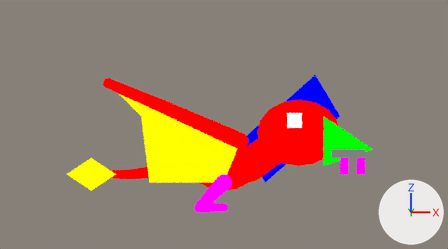
Renders of the Blender file assets-source/blender/motion/dimorphodon-eat.blend from each side of a commit.
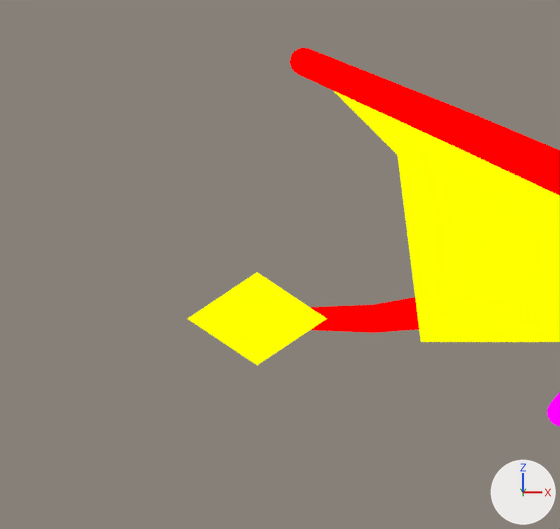
Each version appears first from the file's camera 'DinoTycoon_Motion_dimorphodon_eat_sample_Camera', and next in a close-up on the part from 0% to 44% of the width and 25% to 100% of the height. The axes (+X, +Y, +Z) are drawn at lower right. The lights are the same throughout. The older version's two pictures come first.

In view in the first close-up: 'DinoTycoon_Motion_dimorphodon_eat_near_membrane', 'DinoTycoon_Motion_dimorphodon_eat_tail_0', 'DinoTycoon_Motion_dimorphodon_eat_tail_1', 'DinoTycoon_Motion_dimorphodon_eat_tail_joint_1', 'DinoTycoon_Motion_dimorphodon_eat_tail_vane', 'DinoTycoon_Motion_dimorphodon_eat_wing_fingers_0', 'DinoTycoon_Motion_dimorphodon_eat_wing_fingers_1', 'DinoTycoon_Motion_dimorphodon_eat_wing_fingers_tip' and 2 more.
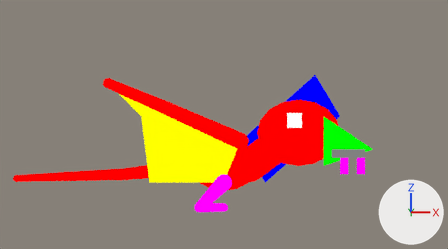
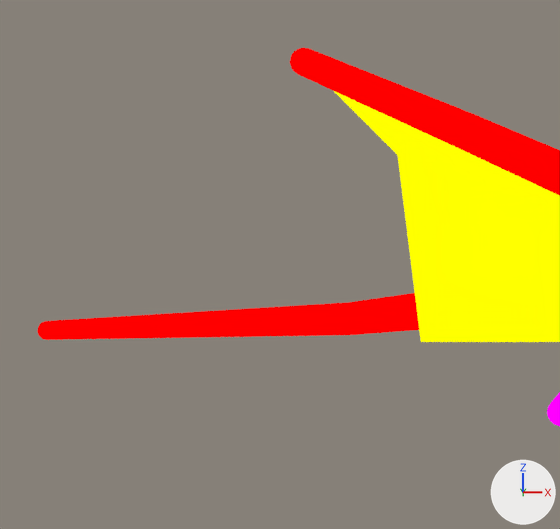
The newer file is also turned or shifted as a whole; pictures and numbers use the older file's frame.

Changed parts and their boxes (x1, y1, x2, y2) in the close-ups (560 x 529 px):
'DinoTycoon_Motion_dimorphodon_eat_tail_1', reshaped: before (310, 305, 373, 333); after (47, 302, 350, 340)
'DinoTycoon_Motion_dimorphodon_eat_tail_vane', deleted (yellow): before (187, 272, 327, 365)
'DinoTycoon_Motion_dimorphodon_eat_tail_0', reshaped: before (372, 297, 419, 333); after (351, 293, 419, 335)
'DinoTycoon_Motion_dimorphodon_eat_tail_joint_1', moved, rescaled (17% wider, 17% taller): before (360, 305, 388, 333); after (334, 302, 367, 335)
'DinoTycoon_Motion_dimorphodon_eat_tail_tip', moved (not visible before): after (37, 321, 56, 340)

Diff of the bpy script that builds the scene:
```diff
--- a/assets-source/blender/motion/dimorphodon-eat.blend.py
+++ b/assets-source/blender/motion/dimorphodon-eat.blend.py
@@ me_dinotycoon_motion_dimorphodon_eat_sample_tail_0 @@
-me_dinotycoon_motion_dimorphodon_eat_sample_tail_0.from_pydata(...)  # 8 vertices, 6 faces; spans x 15.93..24.12, y -2.0..0.0, z 8.4..10.99
-me_dinotycoon_motion_dimorphodon_eat_sample_tail_0.vertices[0].co = (23.88, -2.0, 10.99)
-me_dinotycoon_motion_dimorphodon_eat_sample_tail_0.vertices[1].co = (15.93, -2.0, 9.6)  # pixel (372, 304)
-me_dinotycoon_motion_dimorphodon_eat_sample_tail_0.vertices[2].co = (16.07, -2.0, 8.4)  # pixel (375, 332)
-me_dinotycoon_motion_dimorphodon_eat_sample_tail_0.vertices[3].co = (24.12, -2.0, 9.01)
-me_dinotycoon_motion_dimorphodon_eat_sample_tail_0.vertices[4].co = (23.88, 0.0, 10.99)
-me_dinotycoon_motion_dimorphodon_eat_sample_tail_0.vertices[5].co = (15.93, 0.0, 9.6)  # pixel (372, 304)
-me_dinotycoon_motion_dimorphodon_eat_sample_tail_0.vertices[6].co = (16.07, 0.0, 8.4)  # pixel (375, 332)
-me_dinotycoon_motion_dimorphodon_eat_sample_tail_0.vertices[7].co = (24.12, 0.0, 9.01)
+me_dinotycoon_motion_dimorphodon_eat_sample_tail_0.from_pydata(...)  # 8 vertices, 6 faces; spans x 14.92..24.11, y -2.0..0.0, z 8.3..10.99
+# me_dinotycoon_motion_dimorphodon_eat_sample_tail_0 part 1
+me_dinotycoon_motion_dimorphodon_eat_sample_tail_0.vertices[0].co = (23.89, -2.0, 10.99)
+me_dinotycoon_motion_dimorphodon_eat_sample_tail_0.vertices[1].co = (14.92, -2.0, 9.7)  # pixel (348, 302)
+me_dinotycoon_motion_dimorphodon_eat_sample_tail_0.vertices[2].co = (15.08, -2.0, 8.3)  # pixel (352, 334)
+me_dinotycoon_motion_dimorphodon_eat_sample_tail_0.vertices[3].co = (24.11, -2.0, 9.01)
+me_dinotycoon_motion_dimorphodon_eat_sample_tail_0.vertices[4].co = (23.89, 0.0, 10.99)
+me_dinotycoon_motion_dimorphodon_eat_sample_tail_0.vertices[5].co = (14.92, 0.0, 9.7)  # pixel (348, 302)
+me_dinotycoon_motion_dimorphodon_eat_sample_tail_0.vertices[6].co = (15.08, 0.0, 8.3)  # pixel (352, 334)
+me_dinotycoon_motion_dimorphodon_eat_sample_tail_0.vertices[7].co = (24.11, 0.0, 9.01)
 me_dinotycoon_motion_dimorphodon_eat_sample_tail_0.materials.append(mat_dinotycoon_role_b)
@@ me_dinotycoon_motion_dimorphodon_eat_sample_tail_1 @@
-me_dinotycoon_motion_dimorphodon_eat_sample_tail_1.from_pydata(...)  # 8 vertices, 6 faces; spans x 11.0..16.0, y -2.0..0.0, z 8.4..9.6
-me_dinotycoon_motion_dimorphodon_eat_sample_tail_1.vertices[0].co = (16.0, -2.0, 9.6)  # pixel (373, 304)
-me_dinotycoon_motion_dimorphodon_eat_sample_tail_1.vertices[1].co = (11.0, -2.0, 9.4)
-me_dinotycoon_motion_dimorphodon_eat_sample_tail_1.vertices[2].co = (11.0, -2.0, 8.6)
-me_dinotycoon_motion_dimorphodon_eat_sample_tail_1.vertices[3].co = (16.0, -2.0, 8.4)  # pixel (373, 332)
-me_dinotycoon_motion_dimorphodon_eat_sample_tail_1.vertices[4].co = (16.0, 0.0, 9.6)  # pixel (373, 304)
-me_dinotycoon_motion_dimorphodon_eat_sample_tail_1.vertices[5].co = (11.0, 0.0, 9.4)
-me_dinotycoon_motion_dimorphodon_eat_sample_tail_1.vertices[6].co = (11.0, 0.0, 8.6)
-me_dinotycoon_motion_dimorphodon_eat_sample_tail_1.vertices[7].co = (16.0, 0.0, 8.4)  # pixel (373, 332)
+me_dinotycoon_motion_dimorphodon_eat_sample_tail_1.from_pydata(...)  # 8 vertices, 6 faces; spans x 1.98..15.03, y -2.0..0.0, z 8.1..9.7
+# me_dinotycoon_motion_dimorphodon_eat_sample_tail_1 part 2
+me_dinotycoon_motion_dimorphodon_eat_sample_tail_1.vertices[0].co = (14.97, -2.0, 9.7)  # pixel (349, 302)
+me_dinotycoon_motion_dimorphodon_eat_sample_tail_1.vertices[1].co = (1.98, -2.0, 8.9)  # pixel (46, 321)
+me_dinotycoon_motion_dimorphodon_eat_sample_tail_1.vertices[2].co = (2.02, -2.0, 8.1)  # pixel (47, 339)
+me_dinotycoon_motion_dimorphodon_eat_sample_tail_1.vertices[3].co = (15.03, -2.0, 8.3)  # pixel (351, 335)
+me_dinotycoon_motion_dimorphodon_eat_sample_tail_1.vertices[4].co = (14.97, 0.0, 9.7)  # pixel (349, 302)
+me_dinotycoon_motion_dimorphodon_eat_sample_tail_1.vertices[5].co = (1.98, 0.0, 8.9)  # pixel (46, 321)
+me_dinotycoon_motion_dimorphodon_eat_sample_tail_1.vertices[6].co = (2.02, 0.0, 8.1)  # pixel (47, 339)
+me_dinotycoon_motion_dimorphodon_eat_sample_tail_1.vertices[7].co = (15.03, 0.0, 8.3)  # pixel (351, 335)
 me_dinotycoon_motion_dimorphodon_eat_sample_tail_1.materials.append(mat_dinotycoon_role_b)
@@ me_dinotycoon_motion_dimorphodon_eat_sample_tail_joint_1 @@
-me_dinotycoon_motion_dimorphodon_eat_sample_tail_joint_1.from_pydata(...)  # 32 vertices, 18 faces; spans x 15.4..16.6, y -2.0..0.0, z 8.4..9.6
+me_dinotycoon_motion_dimorphodon_eat_sample_tail_joint_1.from_pydata(...)  # 32 vertices, 18 faces; spans x 14.3..15.7, y -2.0..0.0, z 8.3..9.7
+# me_dinotycoon_motion_dimorphodon_eat_sample_tail_joint_1 part 3: the whole mesh is scaled about its middle by (1.17, 1, 1.17), then moved by (-1.0, 0.0, 0.0)
 me_dinotycoon_motion_dimorphodon_eat_sample_tail_joint_1.materials.append(mat_dinotycoon_role_b)
@@ me_dinotycoon_motion_dimorphodon_eat_sample_tail_tip @@
-me_dinotycoon_motion_dimorphodon_eat_sample_tail_tip.from_pydata(...)  # 32 vertices, 18 faces; spans x 10.6..11.4, y -2.0..0.0, z 8.6..9.4
+me_dinotycoon_motion_dimorphodon_eat_sample_tail_tip.from_pydata(...)  # 32 vertices, 18 faces; spans x 1.6..2.4, y -2.0..0.0, z 8.1..8.9
+# me_dinotycoon_motion_dimorphodon_eat_sample_tail_tip part 4: the whole mesh is moved by (-9.0, 0.0, -0.5)
 me_dinotycoon_motion_dimorphodon_eat_sample_tail_tip.materials.append(mat_dinotycoon_role_b)
@@ ob_dinotycoon_motion_dimorphodon_eat_tail_vane @@
-ob_dinotycoon_motion_dimorphodon_eat_tail_vane = bpy.data.objects.new('DinoTycoon_Motion_dimorphodon_eat_tail_vane', me_dinotycoon_motion_dimorphodon_eat_sample_tail_vane)
```
